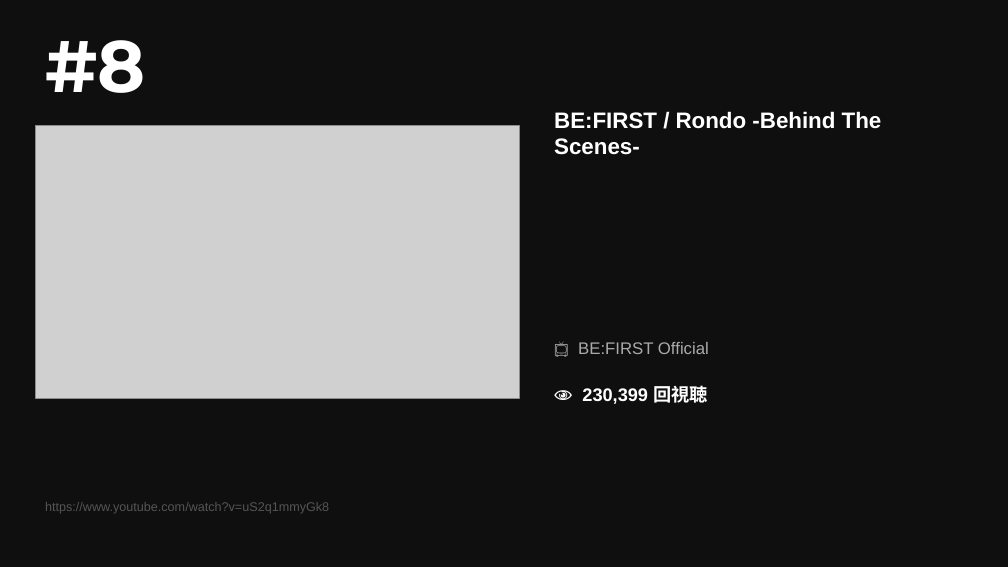
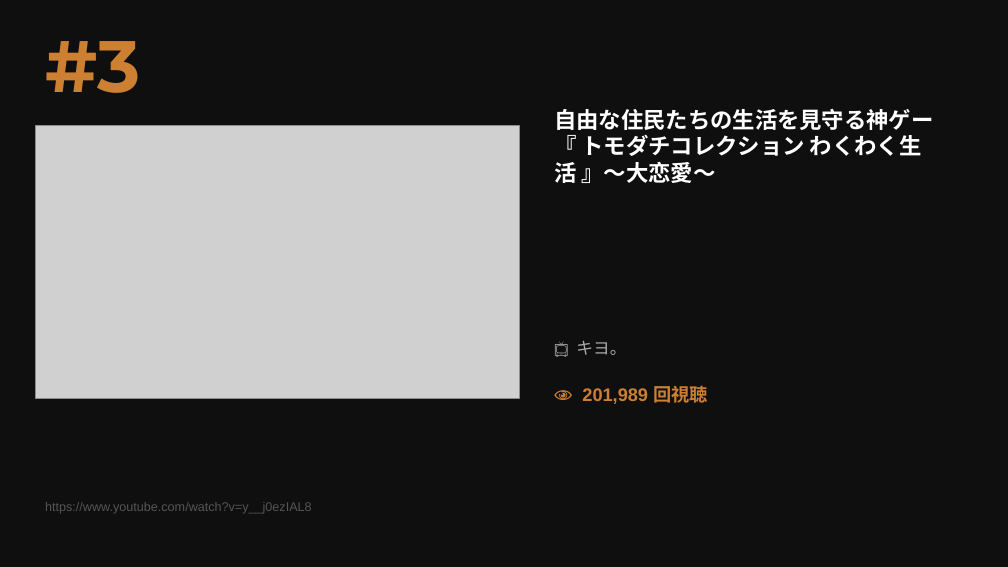
Before and after one commit to asaneasaburo0910-hub/youtube-crawler, a slide deck: slide 9 of youtube_ranking_20260510.pptx (slide 4 before the commit). Drawn at 1008x567 pixels with LibreOffice and Linux fonts; fonts in the diff are those of the drawing; grey boxes stand for pictures. Boxes give left, top, right and bottom in pixels: in the first picture for what was removed or moved away, otherwise in the second. Text is boxed around its words. In the diff, an @@ line names an element or a change of style, - is before the commit and + after.

```diff
--- a/youtube_ranking_20260510.pptx
+++ b/youtube_ranking_20260510.pptx
@@ text at box(45, 41, 140, 93): text changed; text colour #FFFFFF to #CD7F32 @@
-#8
+#3
@@ text at box(554, 109, 933, 183): text changed @@
-BE:FIRST / Rondo -Behind The Scenes-
+自由な住民たちの生活を見守る神ゲー『 トモダチコレクション わくわく生活 』～大恋愛～
@@ text at box(576, 341, 626, 355): text changed @@
-📺 BE:FIRST Official
+📺 キヨ。
@@ text at box(582, 386, 708, 404): text changed; text colour #FFFFFF to #CD7F32 @@
-👁 230,399 回視聴
+👁 201,989 回視聴
@@ text at box(45, 502, 312, 514): text changed @@
-https://www.youtube.com/watch?v=uS2q1mmyGk8
+https://www.youtube.com/watch?v=y__j0ezIAL8
```
Also in this commit, not shown: 13 other slides changed.
